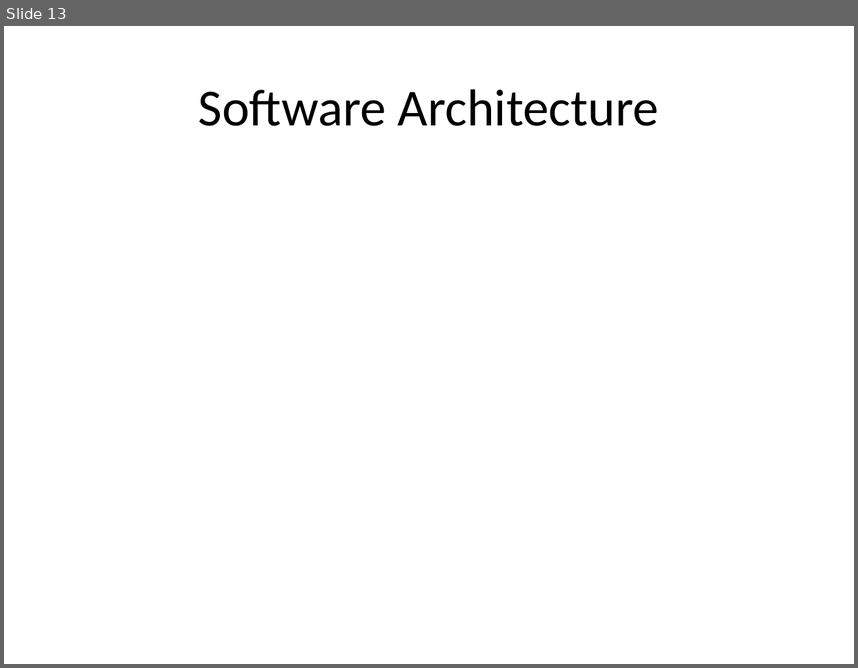
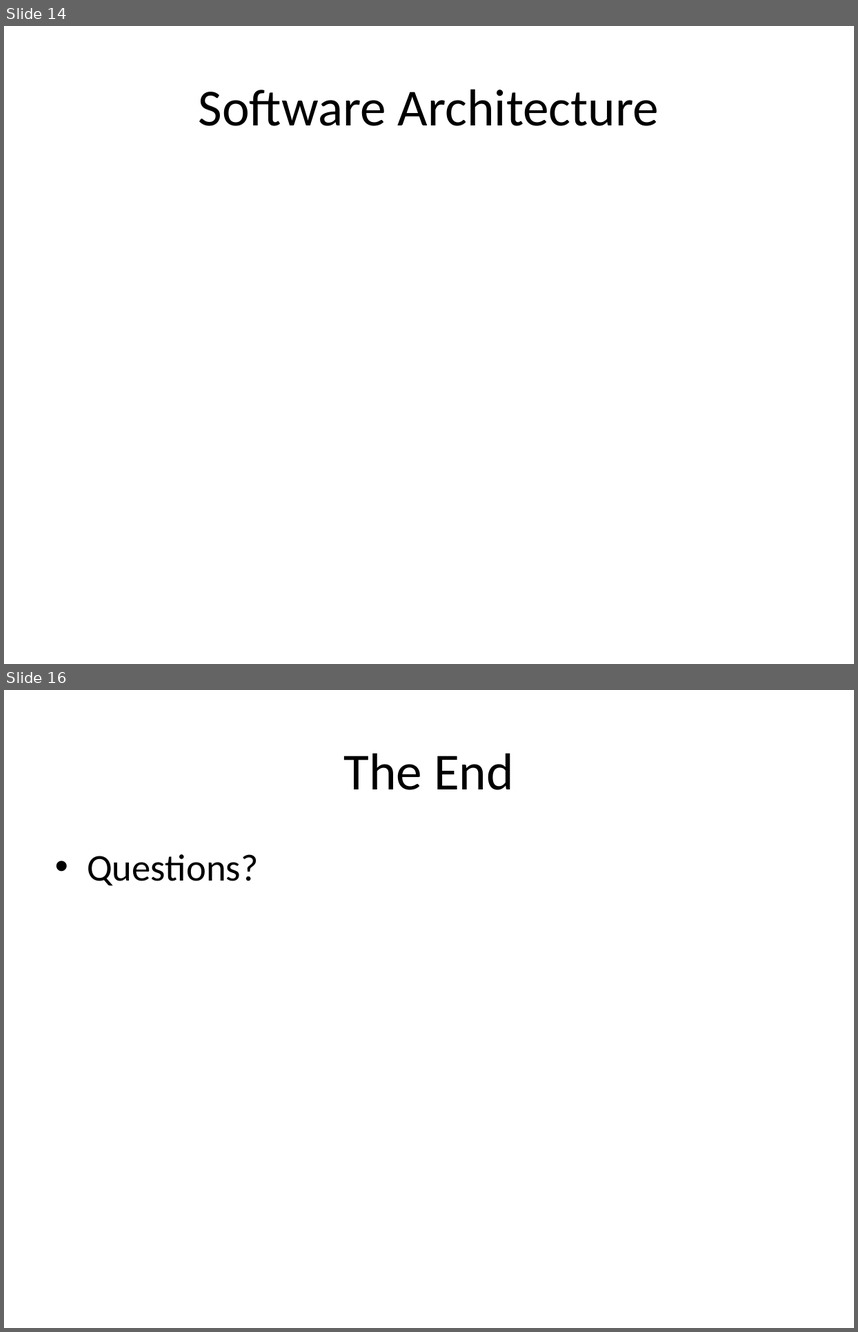
Before and after one commit to deanwedgbury/testRepo, a slide deck: PlantBuddy.pptx. Shown one above the other, each under a label of ours: slide 13 before the commit, slides 14 and 16 after it; the slides between them are not shown. The pictures are 858x668 and 858x1332 pixels, drawn with LibreOffice and Linux fonts; fonts in the diff are those of the drawing. Boxes give left, top, right and bottom in pixels: in the first picture for what was removed or moved away, otherwise in the second. Text is boxed around its words. In the diff, an @@ line names an element or a change of style, - is before the commit and + after.

```diff
--- a/PlantBuddy.pptx
+++ b/PlantBuddy.pptx
@@ slide 16 added at bbox=[4, 690, 854, 1328], background #FFFFFF @@
@@ title added at bbox=[344, 753, 514, 790], 44 pt, text #000000 @@
+The End
@@ text added at bbox=[87, 854, 259, 886], 32 pt, text #000000 @@
+• Questions?
@@ what was slide 13 is now slide 14 @@
```
Also in this commit, not shown: 4 slides changed, 1 other slide added, 1 slide removed.
